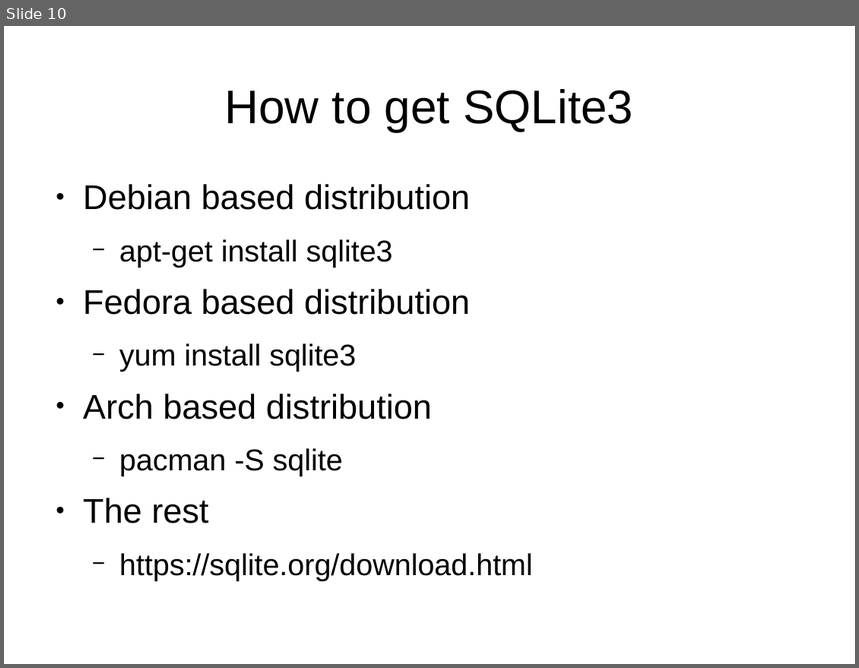
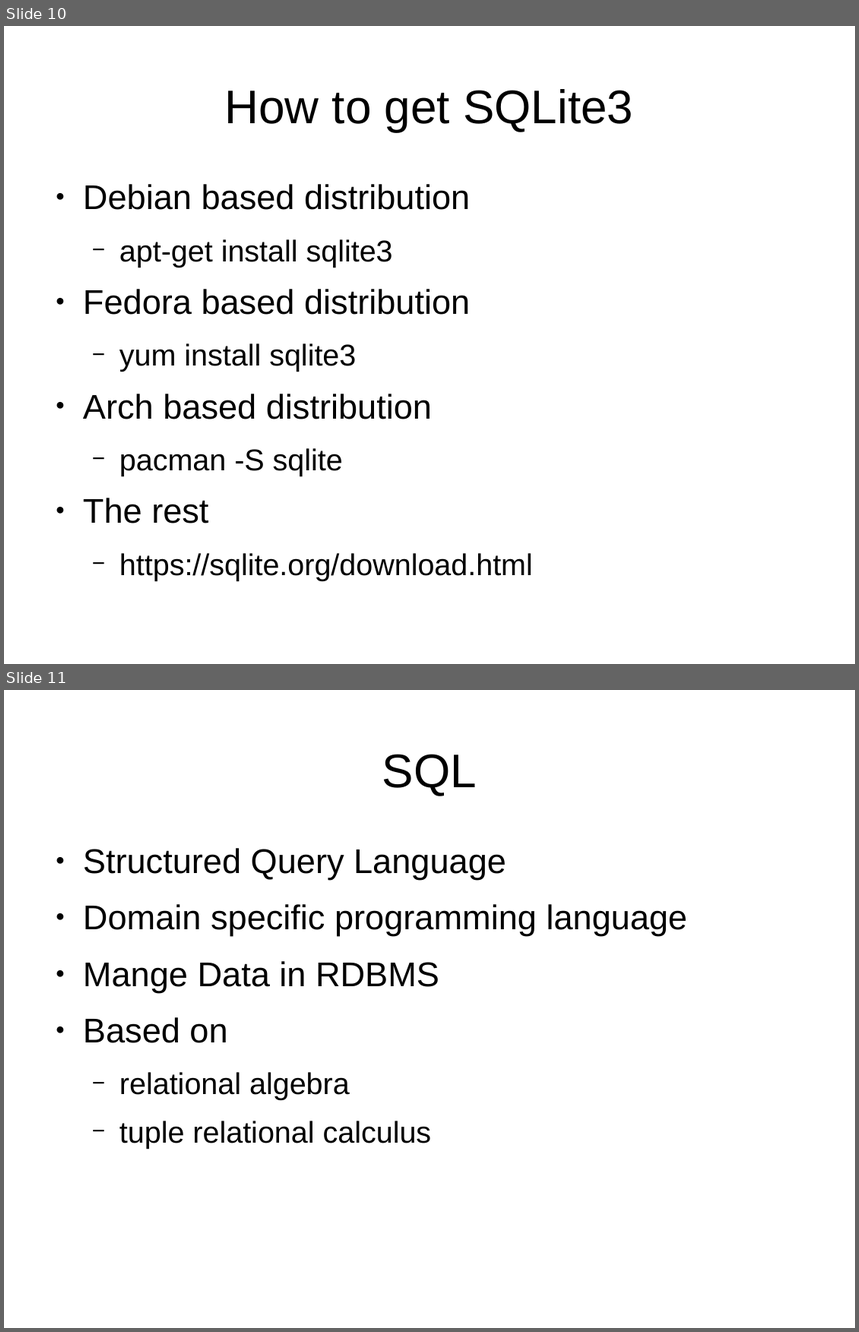
Before and after one commit to Oflameo/intro_to_databases_with_sqlite3, a slide deck: intro_to_databases_with_sqlite3.odp. Shown one above the other, each under a label of ours: slide 10 before the commit, slides 10 and 11 after it. The pictures are 859x668 and 859x1332 pixels, drawn with LibreOffice and Linux fonts; fonts in the diff are those of the drawing. Boxes give left, top, right and bottom in pixels: in the first picture for what was removed or moved away, otherwise in the second. Text is boxed around its words. In the diff, an @@ line names an element or a change of style, - is before the commit and + after.

```diff
--- a/intro_to_databases_with_sqlite3.odp
+++ b/intro_to_databases_with_sqlite3.odp
@@ slide 11 added at (x1=4, y1=690, x2=855, y2=1328), background #FFFFFF @@
@@ title added at (x1=382, y1=754, x2=477, y2=796), 44 pt, text #000000 @@
+SQL
@@ text added at (x1=83, y1=848, x2=688, y2=1149), 32 pt, text #000000 @@
+● Structured Query Language
+● Domain specific programming language
+● Mange Data in RDBMS
+● Based on
+  − relational algebra
+  − tuple relational calculus
```
Also in this commit, not shown: 1 slide changed, 1 other slide added, 2 slides removed.
